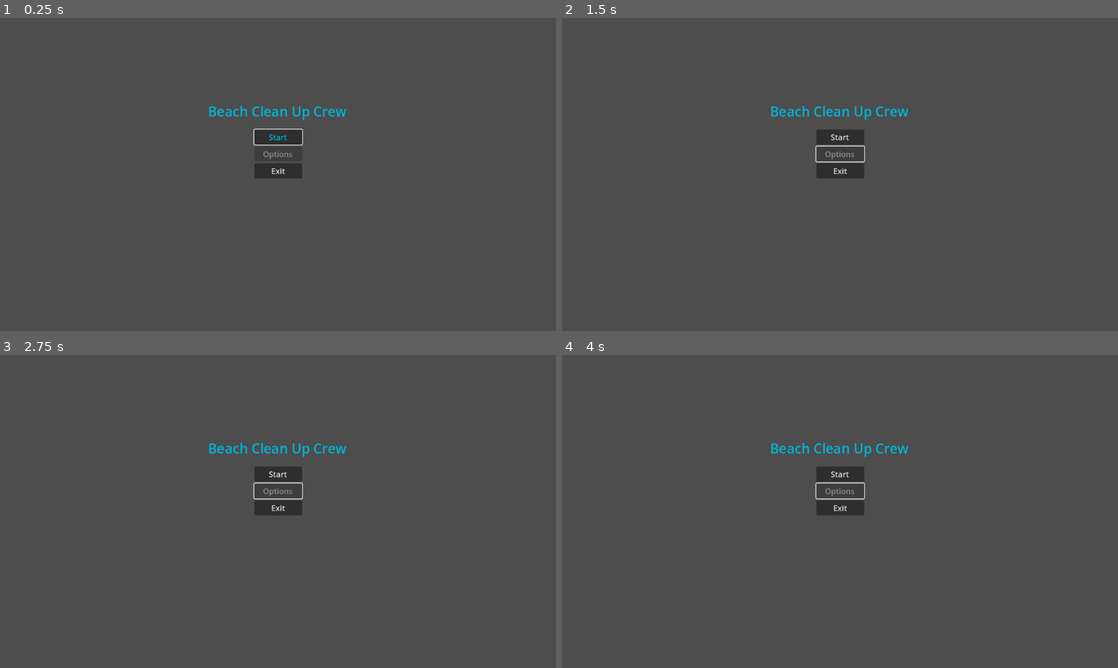
Above: before the commit, frames 1-4 (two rows, left to right).
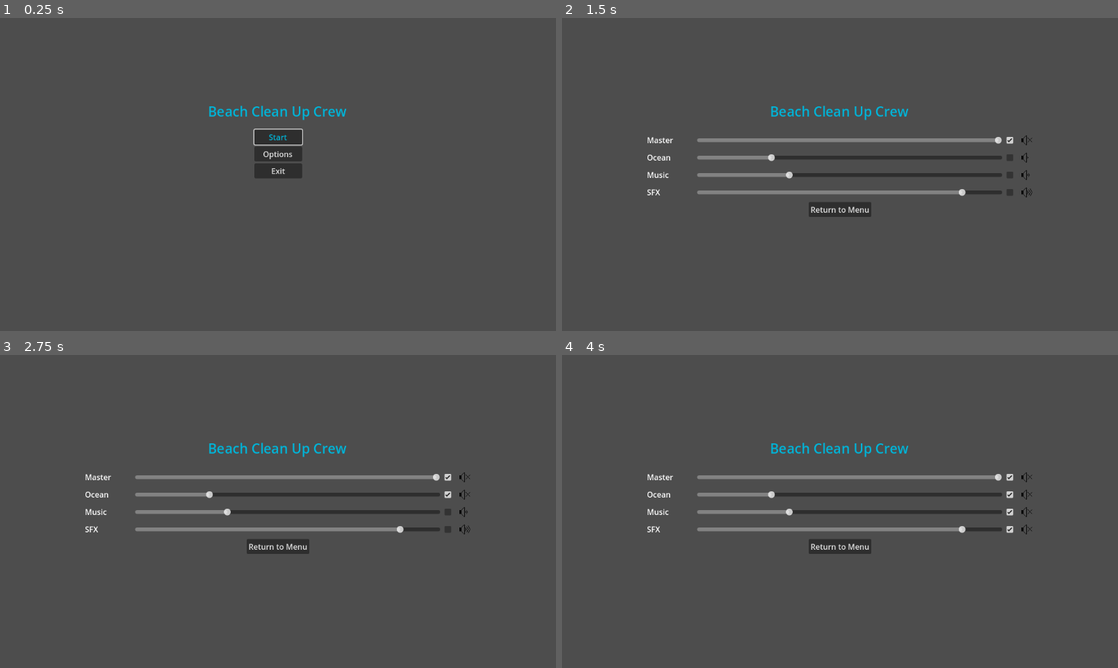
Above: after the commit, the same moments.

Repository: BlazingNeutron/calmbeforestorm
Game: Godot game, scene res://scenes/menu.tscn
Two runs of this game, one before a commit and one after it. Both use one fixed random seed, a clock stepped at 60 frames per second and the inputs below. Sound files missing from this copy of the repository are replaced by a short silence.
Inputs (mouse positions are in pixels of both pictures, inside the frame that each line leads up to):
- Up to frame 1 (0.25 s): no input
- Up to frame 2 (1.5 s): click (840, 152) at 0.5 s, where only the run after the commit has a clickable "Options"; click (1012, 140) at 1.27 s
- Up to frame 3 (2.75 s): click (450, 495) at 2.02 s
- Up to frame 4 (4 s): click (1012, 511) at 2.77 s; click (1012, 530) at 3.52 s

The runs differ from the first frame. In frame 1, less than 0.1% of the frame differs, in the area x 47-53%, y 42-46%; in frame 2, 3.8%; in frame 3, 3.8%; in frame 4, 3.8%, in the area x 15-85%, y 35-64%.

Commit message:
Pause menu.

Diff:
--- a/project.godot
+++ b/project.godot
@@ -26,14 +26,9 @@
 
 [input]
 
-store={
+pause={
 "deadzone": 0.5,
 "events": [Object(InputEventKey,"resource_local_to_scene":false,"resource_name":"","device":-1,"window_id":0,"alt_press …(195 unchanged characters)…
-]
-}
-test_lightning={
-"deadzone": 0.5,
-"events": [Object(InputEventKey,"resource_local_to_scene":false,"resource_name":"","device":-1,"window_id":0,"alt_pressed":false,"shift_pressed":false,"ctrl_pressed":false,"meta_pressed":false,"pressed":false,"keycode":0,"physical_keycode":32,"key_label":0,"unicode":32,"location":0,"echo":false,"script":null)
 ]
 }
 action={
--- a/scenes/game.tscn
+++ b/scenes/game.tscn
@@ -7,19 +7,36 @@
 [ext_resource type="PackedScene" uid="uid://d3y2w6dk2qoel" path="res://scenes/hud.tscn" id="4_ef12f"]
 [ext_resource type="PackedScene" uid="uid://dihxi10qb34q3" path="res://scenes/dodads/dodads.tscn" id="6_m8ls0"]
 [ext_resource type="Texture2D" uid="uid://b01qwonhlynnr" path="res://assets/sprites/background.png" id="7_evbw8"]
+[ext_resource type="PackedScene" uid="uid://cvfar7cmhhjgq" path="res://scenes/settings.tscn" id="8_d7kun"]
 
 [sub_resource type="RectangleShape2D" id="RectangleShape2D_hs64v"]
 size = Vector2(1663, 373)
 
 [node name="game" type="Node2D"]
+process_mode = 3
 script = ExtResource("1_p5c5y")
 
 [node name="hud" parent="." instance=ExtResource("4_ef12f")]
 unique_name_in_owner = true
+process_mode = 1
+
+[node name="Settings" parent="hud" instance=ExtResource("8_d7kun")]
+process_mode = 2
+visible = false
+custom_minimum_size = Vector2(800, 0)
+anchors_preset = 8
+anchor_left = 0.5
+anchor_top = 0.5
+anchor_right = 0.5
+anchor_bottom = 0.5
+offset_left = -400.0
+offset_right = 400.0
 
 [node name="Camera2D" type="Camera2D" parent="."]
+process_mode = 1
 
 [node name="Tiles" type="Node2D" parent="."]
+process_mode = 1
 
 [node name="BackgroundSand" type="TileMapLayer" parent="Tiles"]
 tile_map_data = PackedByteArray("AADz/wEABQAAAAUAAAD0/wEABQAAAAUAAAD1/wEABQAAAAUAAAD2/wEABQAAAAUAAAD3/wEABQAAAAUAAAD4/w …(10864 unchanged characters)…
@@ -30,24 +47,29 @@
 tile_set = ExtResource("3_2kvtt")
 
 [node name="Dodads" parent="." instance=ExtResource("6_m8ls0")]
+process_mode = 1
 
 [node name="WasteContainer" type="Node2D" parent="."]
 unique_name_in_owner = true
+process_mode = 1
 
 [node name="WasteSpawner" parent="WasteContainer" instance=ExtResource("3_44yya")]
 unique_name_in_owner = true
 
 [node name="PickerUppersContainer" type="Node2D" parent="."]
 unique_name_in_owner = true
+process_mode = 1
 
 [node name="PickerUpperManager" parent="PickerUppersContainer" instance=ExtResource("3_jhrrb")]
 unique_name_in_owner = true
 
 [node name="NextStormTimer" type="Timer" parent="."]
 unique_name_in_owner = true
+process_mode = 1
 one_shot = true
 
 [node name="StormDuration" type="Timer" parent="."]
+process_mode = 1
 wait_time = 30.0
 
 [node name="BeachBorder" type="Area2D" parent="."]
@@ -59,6 +81,7 @@
 shape = SubResource("RectangleShape2D_hs64v")
 
 [node name="TimeOfDayTimer" type="Timer" parent="."]
+process_mode = 1
 autostart = true
 
 [node name="ParallaxBackground" type="ParallaxBackground" parent="."]
@@ -79,6 +102,7 @@
 [connection signal="time_update" from="." to="hud" method="_on_game_time_update"]
 [connection signal="warning" from="." to="hud" method="_on_storm_warning"]
 [connection signal="warning_completed" from="hud" to="." method="_on_hud_warning_completed"]
+[connection signal="visibility_changed" from="hud/Settings" to="." method="_on_settings_visibility_changed"]
 [connection signal="spawned_trash" from="WasteContainer/WasteSpawner" to="PickerUppersContainer/PickerUpperManager" method="_on_waste_spawner_spawned_trash"]
 [connection signal="timeout" from="NextStormTimer" to="." method="_on_storm_timer_timeout"]
 [connection signal="timeout" from="StormDuration" to="." method="_on_storm_duration_timeout"]
--- a/scenes/game_manager.tscn
+++ b/scenes/game_manager.tscn
@@ -3,4 +3,5 @@
 [ext_resource type="Script" path="res://scripts/game_manager.gd" id="1_1uwgs"]
 
 [node name="GameManager" type="Node"]
+process_mode = 3
 script = ExtResource("1_1uwgs")
--- a/scenes/menu.tscn
+++ b/scenes/menu.tscn
@@ -1,7 +1,8 @@
-[gd_scene load_steps=3 format=3 uid="uid://b0pt0kofm6mtf"]
+[gd_scene load_steps=4 format=3 uid="uid://b0pt0kofm6mtf"]
 
 [ext_resource type="Script" path="res://scripts/menu.gd" id="1_hvyrn"]
 [ext_resource type="Theme" uid="uid://dh1v3rke5y04p" path="res://assets/themes/Menu_Theme.tres" id="2_c2dds"]
+[ext_resource type="PackedScene" uid="uid://cvfar7cmhhjgq" path="res://scenes/settings.tscn" id="3_rokx6"]
 
 [node name="Menu" type="Control"]
 layout_mode = 3
@@ -67,7 +68,6 @@
 [node name="Options" type="Button" parent="VBoxContainer"]
 layout_mode = 2
 theme = ExtResource("2_c2dds")
-disabled = true
 text = "Options"
 
 [node name="Exit" type="Button" parent="VBoxContainer"]
@@ -77,5 +77,19 @@
 theme = ExtResource("2_c2dds")
 text = "Exit"
 
+[node name="Settings" parent="." instance=ExtResource("3_rokx6")]
+visible = false
+custom_minimum_size = Vector2(800, 0)
+layout_mode = 2
+anchors_preset = 0
+anchor_left = 0.0
+anchor_top = 0.0
+anchor_right = 0.0
+anchor_bottom = 0.0
+offset_left = -400.0
+offset_right = 400.0
+
 [connection signal="pressed" from="VBoxContainer/Start" to="." method="_on_start_pressed"]
+[connection signal="pressed" from="VBoxContainer/Options" to="." method="_on_options_pressed"]
 [connection signal="pressed" from="VBoxContainer/Exit" to="." method="_on_exit_pressed"]
+[connection signal="visibility_changed" from="Settings" to="." method="_on_settings_visibility_changed"]
--- a/scenes/settings.tscn
+++ b/scenes/settings.tscn
@@ -29,6 +29,7 @@
 region = Rect2(0, 0, 32, 32)
 
 [node name="Settings" type="Control"]
+process_mode = 3
 layout_mode = 3
 anchor_left = 0.25
 anchor_top = 0.33
@@ -141,6 +142,11 @@
 layout_mode = 2
 texture = SubResource("AtlasTexture_81dvh")
 
+[node name="Button" type="Button" parent="MarginContainer/VBoxContainer"]
+layout_mode = 2
+size_flags_horizontal = 4
+text = "Return to Menu"
+
 [node name="AudioTestPlayer" type="AudioStreamPlayer" parent="."]
 stream = ExtResource("2_b17qc")
 
@@ -156,3 +162,4 @@
 [connection signal="value_changed" from="MarginContainer/VBoxContainer/SFXVolumeContainer/SFXVolume" to="." method="_on_sfx_volume_value_changed"]
 [connection signal="toggled" from="MarginContainer/VBoxContainer/SFXVolumeContainer/SFXMuteCheckbox" to="." method="_on_sfx_mute_checkbox_toggled"]
 [connection signal="gui_input" from="MarginContainer/VBoxContainer/SFXVolumeContainer/SFXMuteIcon" to="." method="_on_sfx_mute_icon_gui_input"]
+[connection signal="pressed" from="MarginContainer/VBoxContainer/Button" to="." method="_on_button_pressed"]
--- a/scripts/game.gd
+++ b/scripts/game.gd
@@ -13,6 +13,7 @@
 var rng = RandomNumberGenerator.new()
 var time_to_next_storm : int = 60
 var time_of_day : int = 0
+var paused = false
 
 func _ready() -> void:
 	rng.randomize()
@@ -48,3 +49,17 @@
 func _on_beach_border_body_exited(body: Node2D) -> void:
 	#print("something's leaving")
 	body.unassign()
+
+func _process(_delta: float) -> void:
+	if Input.is_action_just_pressed("pause"):
+		pauseMenu()
+
+func pauseMenu():
+	#print("pausing")
+	get_tree().paused = !get_tree().paused
+	$hud/Settings.visible = !$hud/Settings.visible
+
+func _on_settings_visibility_changed() -> void:
+	#print("settings visibility changed")
+	if not $hud/Settings.visible:
+		get_tree().paused = false
--- a/scripts/menu.gd
+++ b/scripts/menu.gd
@@ -1,4 +1,9 @@
 extends Control
+
+@onready var settings: Control = $Settings
+@onready var v_box_container: VBoxContainer = $VBoxContainer
+
+var paused = false
 
 # Called when the node enters the scene tree for the first time.
 func _ready() -> void:
@@ -9,3 +14,11 @@
 
 func _on_exit_pressed() -> void:
 	get_tree().quit()
+
+func _on_options_pressed() -> void:
+	v_box_container.visible = !v_box_container.visible
+	settings.visible = !settings.visible
+
+func _on_settings_visibility_changed() -> void:
+	if not settings.visible:
+		v_box_container.visible = !v_box_container.visible
--- a/scripts/settings.gd
+++ b/scripts/settings.gd
@@ -28,6 +28,8 @@
 var ICON_75 : int = 160
 var ICON_100 : int = 192
 
+var initializing = true
+
 func _ready() -> void:
 	master_volume.value = db_to_linear(AudioServer.get_bus_volume_db(MASTER))
 	update_icon(MASTER, master_mute_icon)
@@ -37,6 +39,7 @@
 	update_icon(MUSIC, music_mute_icon)
 	sfx_volume.value = db_to_linear(AudioServer.get_bus_volume_db(SFX))
 	update_icon(SFX, sfx_mute_icon)
+	initializing = false
 
 func _on_master_volume_value_changed(value: float) -> void:
 	AudioServer.set_bus_volume_db(MASTER, linear_to_db(value))
@@ -61,7 +64,8 @@
 		AudioServer.is_bus_mute(bus),
 		icon)
 	audio_test_player.bus = bus_name[bus]
-	audio_test_player.play()
+	if not initializing:
+		audio_test_player.play()
 
 func convert_slider_value_to_icon(value: float, muted: bool, icon: TextureRect) -> void:
 	if value == 1.0:
@@ -121,3 +125,7 @@
 			sfx_mute_checkbox.button_pressed = !sfx_mute_checkbox.button_pressed
 			AudioServer.set_bus_mute(SFX, sfx_mute_checkbox.button_pressed)
 			update_icon(SFX, sfx_mute_icon)
+
+func _on_button_pressed() -> void:
+	#print("closing pause menu")
+	self.hide()
Not shown: 1 places in scenes/game.tscn that only renumber resources
